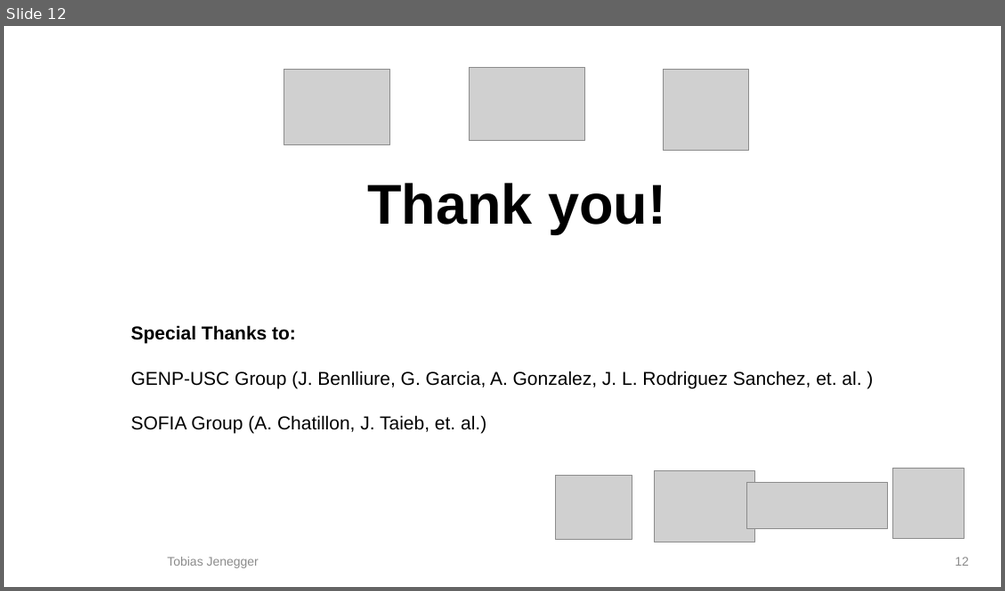
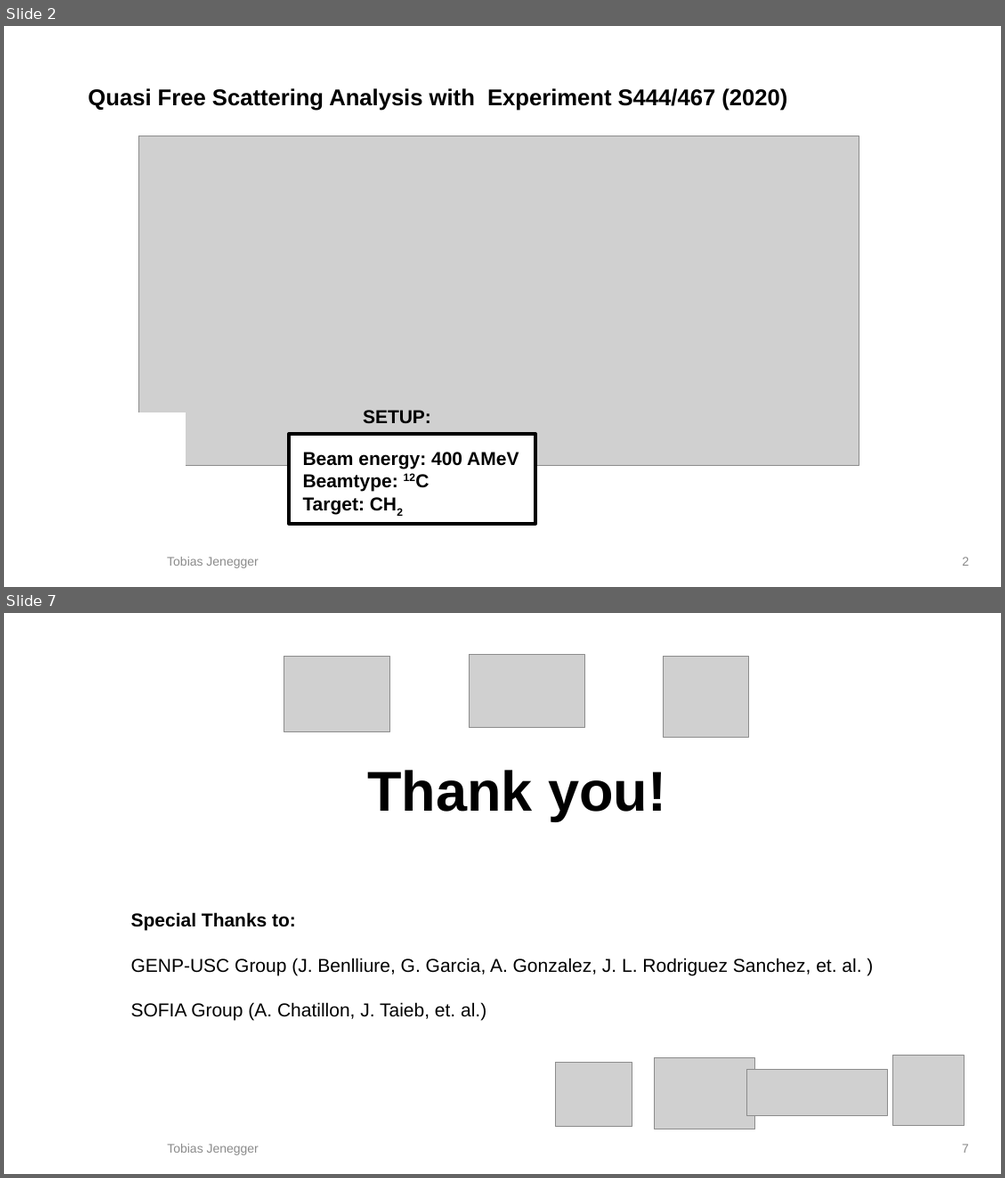
Before and after one commit to jenegger/r3bweek_2022, a slide deck: r3b_pres_2022.odp. Shown one above the other, each under a label of ours: slide 12 before the commit, slides 2 and 7 after it; the slides between them are not shown. The pictures are 1005x591 and 1005x1178 pixels, drawn with LibreOffice and Linux fonts; fonts in the diff are those of the drawing; grey boxes stand for pictures; background and template pictures are left out. Boxes give left, top, right and bottom in pixels: in the first picture for what was removed or moved away, otherwise in the second. Text is boxed around its words. In the diff, an @@ line names an element or a change of style, - is before the commit and + after.

```diff
--- a/r3b_pres_2022.odp
+++ b/r3b_pres_2022.odp
@@ slide 2 added at <box>4,26,1001,587</box>, background #FFFFFF @@
@@ text added at <box>88,88,787,111</box>, 22 pt, text #000000, bold @@
+Quasi Free Scattering Analysis with Experiment S444/467 (2020)
@@ picture added at <box>138,136,858,466</box> @@
@@ rectangle added at <box>130,413,185,466</box>, fill #FFFFFF, outline #FFFFFF 0 pt @@
@@ text added at <box>363,410,431,423</box>, 18 pt, text #000000, bold @@
+SETUP:
@@ rectangle added at <box>289,434,535,524</box>, fill #FFFFFF, outline #000000 3 pt @@
@@ text added at <box>303,451,518,514</box>, 18 pt, text #000000, bold @@
+Beam energy: 400 AMeV
+Beamtype: 12C
+Target: CH2
@@ text added at <box>167,556,258,568</box>, 12 pt, text #8B8B8B @@
+Tobias Jenegger
@@ page number added at <box>962,556,969,565</box>, 12 pt, text #8B8B8B @@
+2
@@ what was slide 12 is now slide 7 @@
@@ page number at <box>962,1143,969,1152</box>: text changed @@
-12
+7
```
Also in this commit, not shown: 4 other slides added, 10 slides removed.
